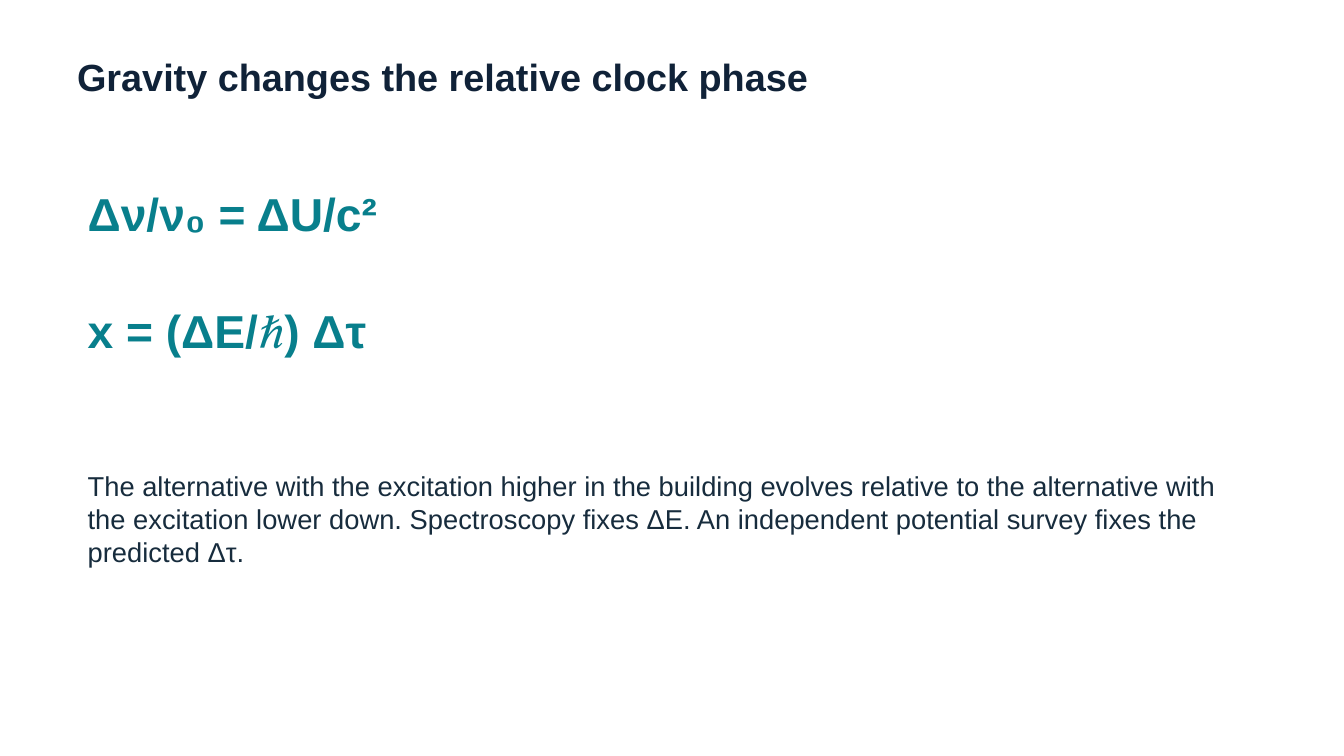
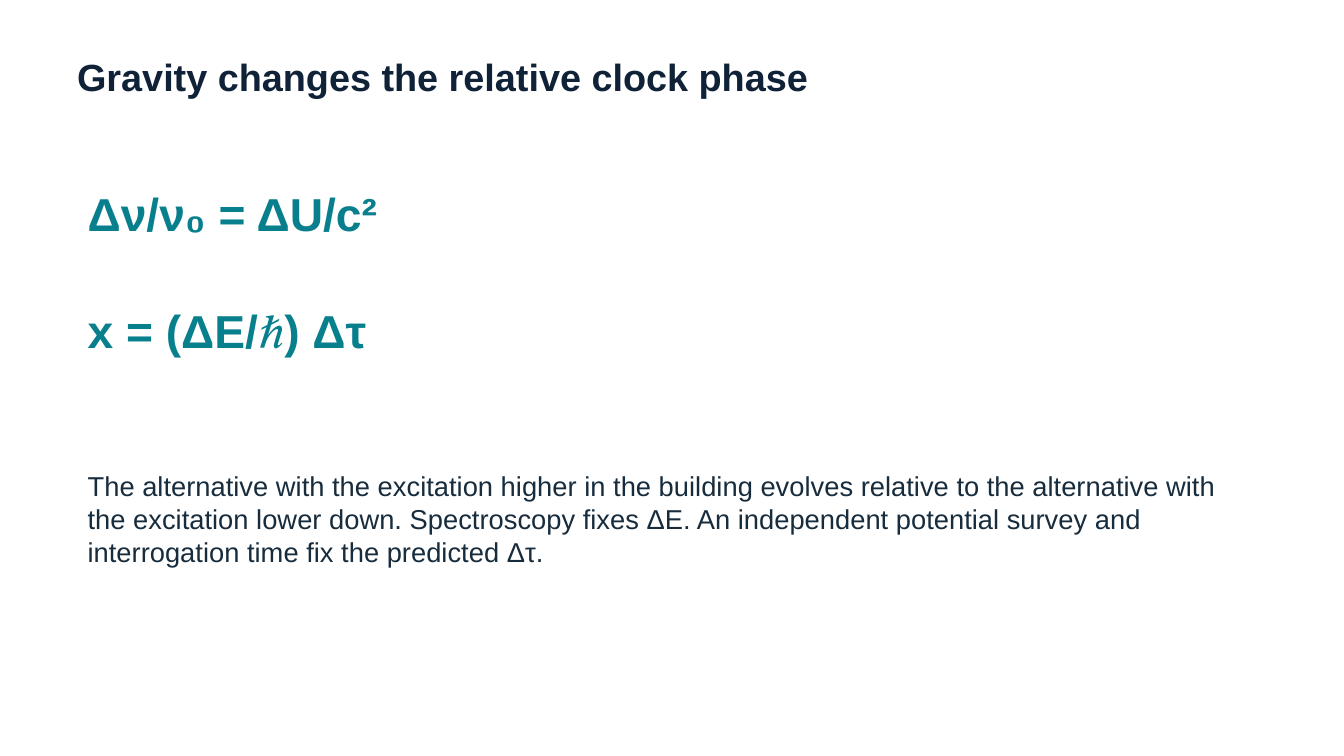
Before and after one commit to pestypig/casimirbot-, a slide deck: slide 8 of .codex-build/ytterbium-clock-proposal/candidate.pptx. Drawn at 1344x756 pixels with LibreOffice and Linux fonts; fonts in the diff are those of the drawing. Boxes give left, top, right and bottom in pixels: in the first picture for what was removed or moved away, otherwise in the second. Text is boxed around its words. In the diff, an @@ line names an element or a change of style, - is before the commit and + after.

```diff
--- a/.codex-build/ytterbium-clock-proposal/candidate.pptx
+++ b/.codex-build/ytterbium-clock-proposal/candidate.pptx
@@ text at (88, 476, 1215, 567): text changed @@
-The alternative with the excitation higher in the building evolves relative to the alternative with the excitation lower down. Spectroscopy fixes ΔE. An independent potential survey fixes the predicted Δτ.
+The alternative with the excitation higher in the building evolves relative to the alternative with the excitation lower down. Spectroscopy fixes ΔE. An independent potential survey and interrogation time fix the predicted Δτ.
```
Also in this commit, not shown: 1 other slide changed, 2 slides added, 9 other files.
